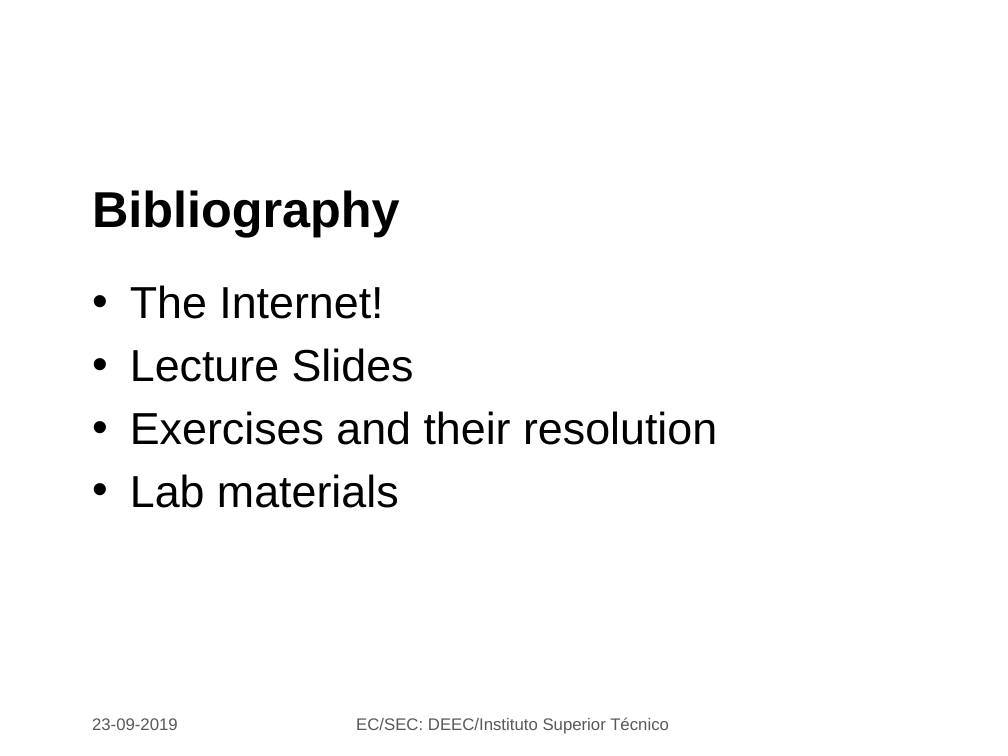
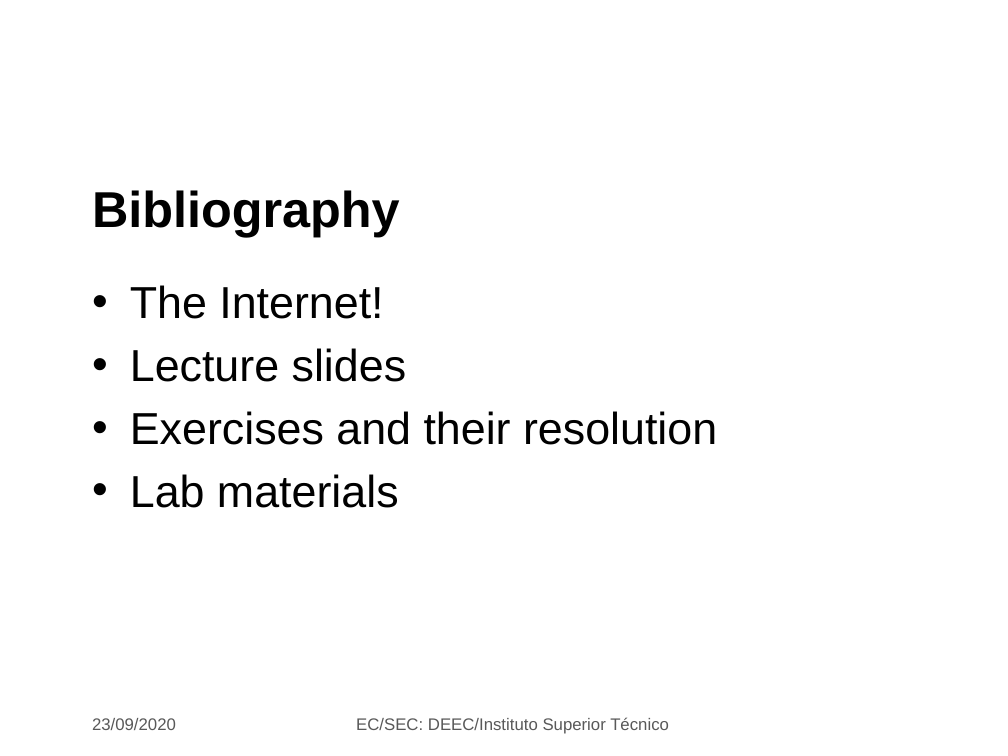
Before and after one commit to jjts/ist-sec, a slide deck: slide 12 of lectures/l1_intro/l1.odp. Drawn at 1008x756 pixels with LibreOffice and Linux fonts; fonts in the diff are those of the drawing; background and template pictures are left out. Boxes give left, top, right and bottom in pixels: in the first picture for what was removed or moved away, otherwise in the second. Text is boxed around its words. In the diff, an @@ line names an element or a change of style, - is before the commit and + after.

```diff
--- a/lectures/l1_intro/l1.odp
+++ b/lectures/l1_intro/l1.odp
@@ text at (130, 348, 407, 382): text changed @@
-• Lecture Slides
+• Lecture slides
@@ text at (92, 718, 176, 730): text changed @@
-23-09-2019
+23/09/2020
```
Also in this commit, not shown: 9 other slides changed, 10 slides added, 2 slides removed, 10 other files.
